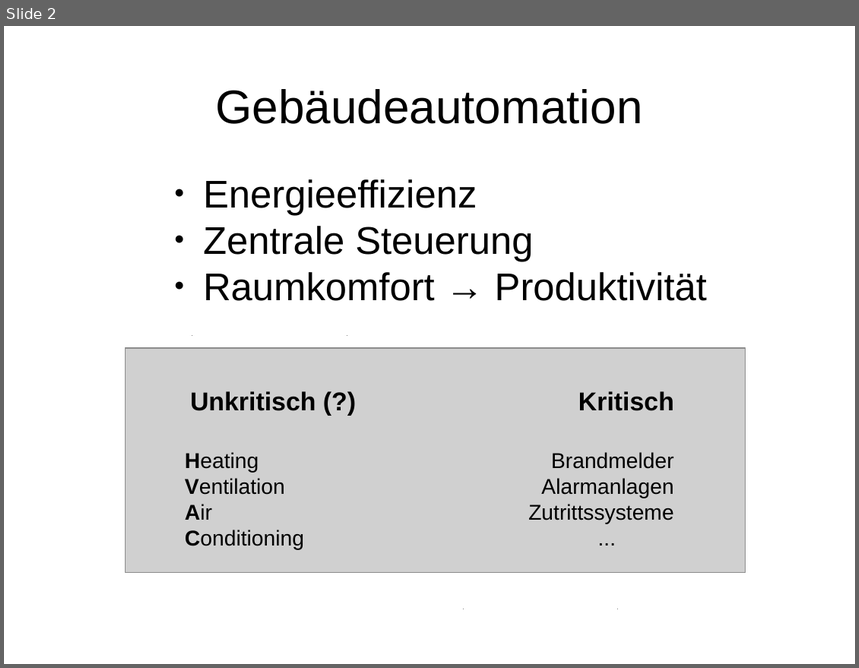
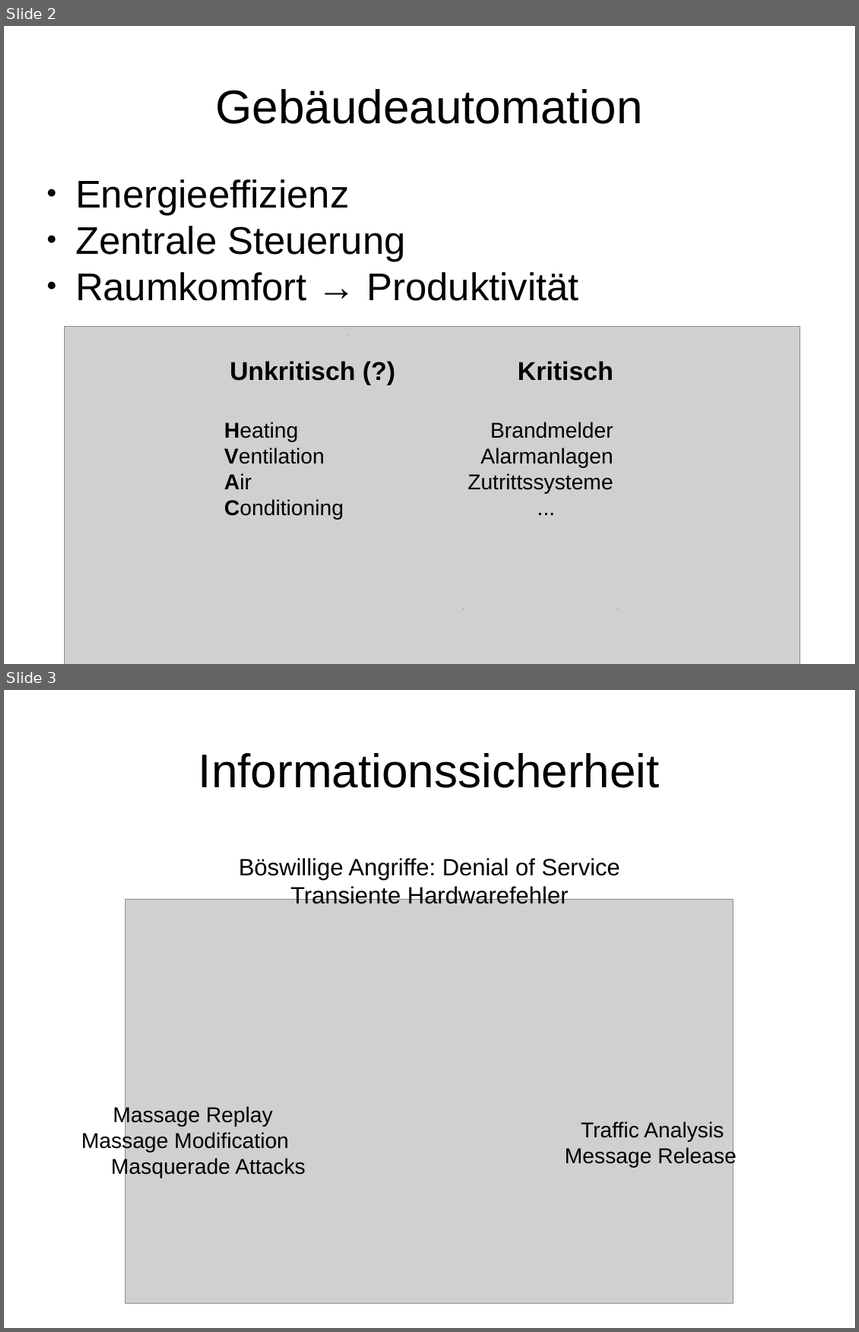
Before and after one commit to hglanzer/knxSec, a slide deck: Praesentation/KNX praesentation.odp. Shown one above the other, each under a label of ours: slide 2 before the commit, slides 2 and 3 after it. The pictures are 859x668 and 859x1332 pixels, drawn with LibreOffice and Linux fonts; fonts in the diff are those of the drawing; grey boxes stand for pictures; background and template pictures are left out. Boxes give left, top, right and bottom in pixels: in the first picture for what was removed or moved away, otherwise in the second. Text is boxed around its words. In the diff, an @@ line names an element or a change of style, - is before the commit and + after.

```diff
--- a/Praesentation/KNX praesentation.odp
+++ b/Praesentation/KNX praesentation.odp
@@ slide 3 added at <box>4,690,855,1328</box>, background picture (left out) @@
@@ title added at <box>199,753,660,788</box>, 44 pt, text #000000 @@
+Informationssicherheit
@@ text added at <box>239,858,620,904</box>, 22 pt, text #000000 @@
+Böswillige Angriffe: Denial of Service
+Transiente Hardwarefehler
@@ picture added at <box>126,900,733,1304</box> @@
@@ text added at <box>82,1106,306,1179</box>, 20 pt, text #000000 @@
+Massage Replay
+Massage Modification
+Masquerade Attacks
@@ text added at <box>565,1122,737,1168</box>, 20 pt, text #000000 @@
+Traffic Analysis
+Message Release
@@ slide 2 changed as well @@
@@ subtitle "Energieeffizienz" at <box>75,180,579,301</box>: list level 8 to 1 in "Energieeffizienz"; list level 8 to 1 in "Zentrale Steuerung"; list level 8 to 1 in "Raumkomfort → Produktivität" @@
@@ picture: place and size @@
-picture at <box>126,348,746,573</box>
+picture at <box>65,327,801,664</box>
@@ text "Unkritisch (?)": place and size @@
-text "Unkritisch (?)" at <box>185,392,316,550</box>
+text "Unkritisch (?)" at <box>224,361,356,520</box>
@@ text "Kritisch": place and size @@
-text "Kritisch" at <box>528,392,674,525</box>
+text "Kritisch" at <box>468,361,614,494</box>
@@ fill #CFE7F5 to #CFE7F5 at 50% opacity in 4 elements at <box>192,337,192,337</box>, <box>464,610,464,610</box>, <box>347,337,347,337</box>, <box>618,610,618,610</box> @@
```
Also in this commit, not shown: 1 other slide changed, 14 other slides added, 17 other files.
